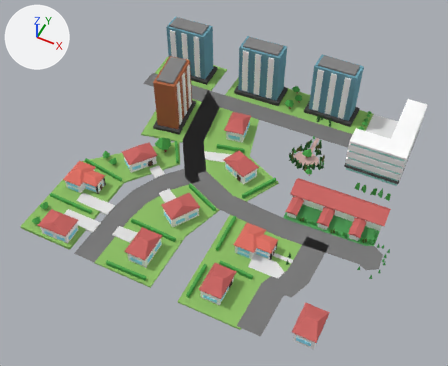
One commit to the Blender file Assets/CityGeneration/Tiles/Block2.blend: the scene before it, then after it.
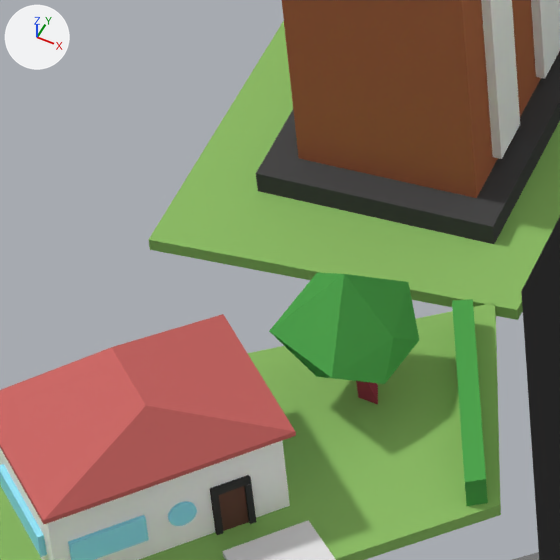
The first picture shows the older version from a 50 mm camera at (32.2, -72.8, 85.1) aimed at (-0.9, -6.6, 2.4). The close-ups show both versions on the part from 28% to 42% of the width and 29% to 46% of the height of that picture; other places that the commit changed are outside them. The axes (+X, +Y, +Z) are drawn at upper left. The lights are the same throughout.

Names of what the first close-up shows: 'BezierCurve.001', 'BrownSkyscraper_proxy', 'Cube.245', 'Cube.246', 'Cube.299', 'Cube.303', 'House.001_proxy.002', 'LeafyTree.001_proxy.003'.
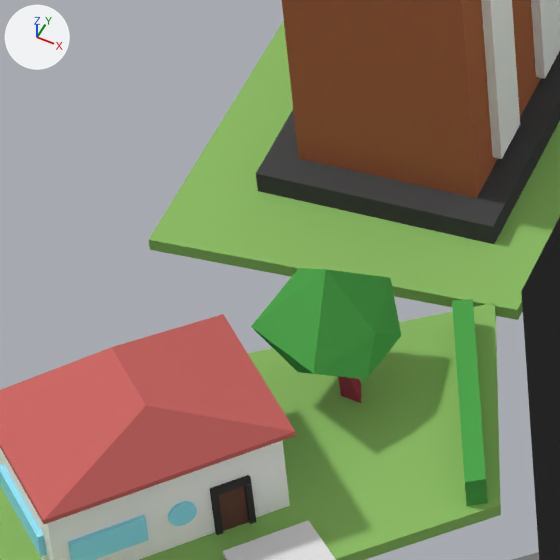
Boxes (x1, y1, x2, y2) around the edits, measured in the close-ups (560 x 560 px):
'LeafyTree.001_proxy.003', moved
    before: (269, 272, 419, 404)
    after: (251, 268, 401, 403)

The edits, one by one:
me_leafytree_002 has 16 vertices, 24 faces and spans x -0.88..0.68, y -0.89..1.1, z -0.98..0.54.
me_leafytree_002 is used by ob_leafytree_001_proxy_003; location (-15.78, -2.65, 2.24); rotation (0.0, -0.116, 0.0), in degrees (0, -6.6, 0); scale (1.62, 1.62, 2.34).
me_leafytree_002 part 1: the whole mesh is moved by (-0.06, -0.08, 1.0).
Object 'LeafyTree.001_proxy.003' (ob_leafytree_001_proxy_003) moves from (-15.78, -2.65, 2.24) to (-15.78, -2.65, 0.0).
